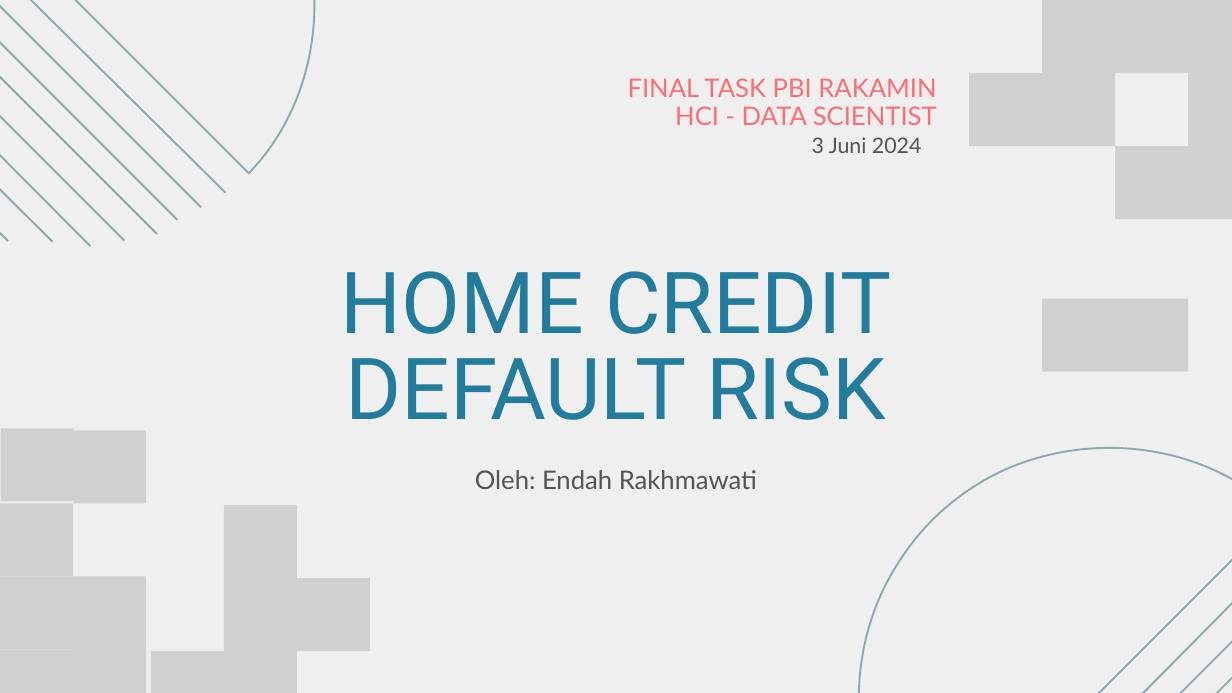
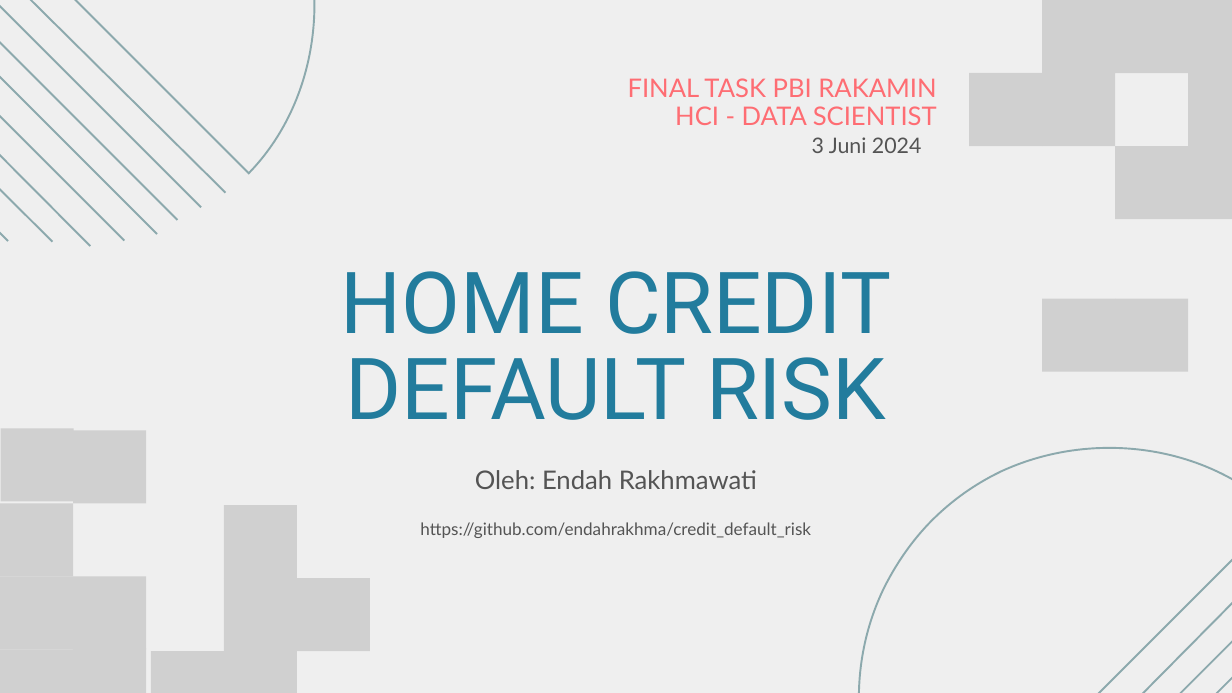
Before and after one commit to endahrakhma/credit_default_risk, a slide deck: slide 1 of Home Credit Default Risk - Endah Rakhmawati.pptx. Drawn at 1232x693 pixels with LibreOffice and Linux fonts; fonts in the diff are those of the drawing; grey boxes stand for pictures. Boxes give left, top, right and bottom in pixels: in the first picture for what was removed or moved away, otherwise in the second. Text is boxed around its words. In the diff, an @@ line names an element or a change of style, - is before the commit and + after.

```diff
--- a/Home Credit Default Risk - Endah Rakhmawati.pptx
+++ b/Home Credit Default Risk - Endah Rakhmawati.pptx
@@ text added at (420, 522, 811, 538), 20 pt, text #545454 @@
+https://github.com/endahrakhma/credit_default_risk
```
Also in this commit, not shown: 1 other file.
